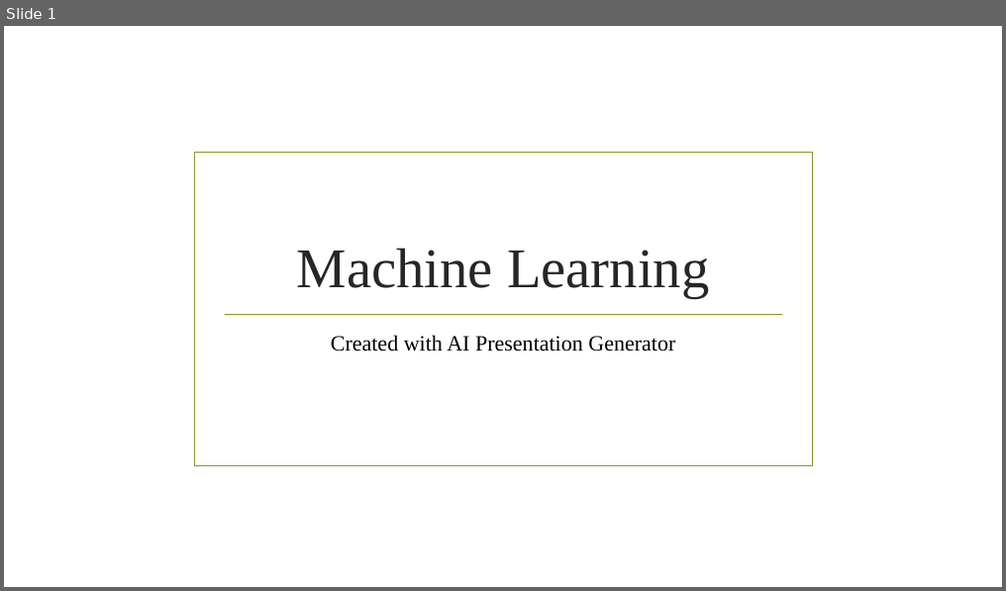
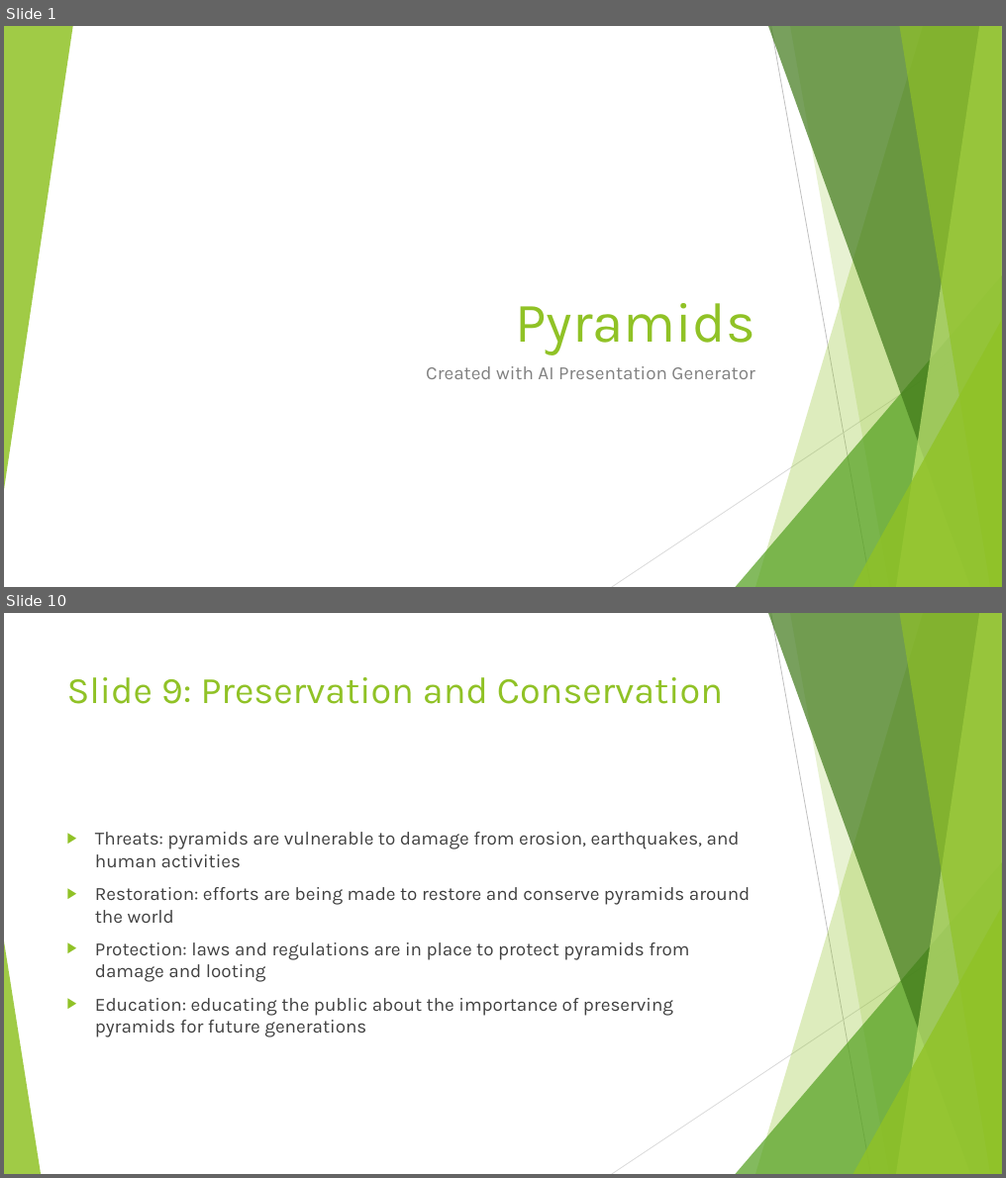
Before and after one commit to ammarmashal/ai-presentation-agent, a slide deck: my_presentation55.pptx. Shown one above the other, each under a label of ours: slide 1 before the commit, slides 1 and 10 after it; the slides between them are not shown. The pictures are 1006x591 and 1006x1178 pixels, drawn with LibreOffice and Linux fonts; fonts in the diff are those of the drawing; background and template pictures are left out. Boxes give left, top, right and bottom in pixels: in the first picture for what was removed or moved away, otherwise in the second. Text is boxed around its words. In the diff, an @@ line names an element or a change of style, - is before the commit and + after.

```diff
--- a/my_presentation55.pptx
+++ b/my_presentation55.pptx
@@ slide 10 added at (4, 613, 1002, 1174), background #FFFFFF; not listed: 9 template elements that a slide beside it also shows @@
@@ title added at (67, 677, 723, 704), 36 pt, text #90C226 @@
+Slide 9: Preservation and Conservation
@@ text added at (95, 832, 750, 1038), 18 pt, text #404040 @@
+▶ Threats: pyramids are vulnerable to damage from erosion, earthquakes, and human activities
+▶ Restoration: efforts are being made to restore and conserve pyramids around the world
+▶ Protection: laws and regulations are in place to protect pyramids from damage and looting
+▶ Education: educating the public about the importance of preserving pyramids for future generations
@@ triangle added at (4, 942, 41, 1174), fill #90C226 at 85% opacity @@
@@ slide 1 changed as well @@
@@ group added at (4, 26, 1002, 587): 5 freeform shapes, 3 triangles, 2 lines @@
@@ rectangle removed at (195, 153, 813, 467) @@
@@ line removed from (224, 314) to (782, 314) @@
@@ title at (515, 303, 755, 356): text changed; font Times New Roman to Karla; text colour #262626 to #90C226 @@
-Machine Learning
+Pyramids
@@ subtitle "Created with AI Presentation Generator": place and size @@
-subtitle "Created with AI Presentation Generator" at (331, 335, 675, 352)
+subtitle "Created with AI Presentation Generator" at (426, 367, 754, 379)
@@ subtitle "Created with AI Presentation Generator" at (426, 367, 754, 379): size 21 to 18 pt, font Times New Roman to Karla, text colour #000000 to #808080; alignment centre to right @@
```
Also in this commit, not shown: 9 other slides added, 4 slides removed, 24 other files.
